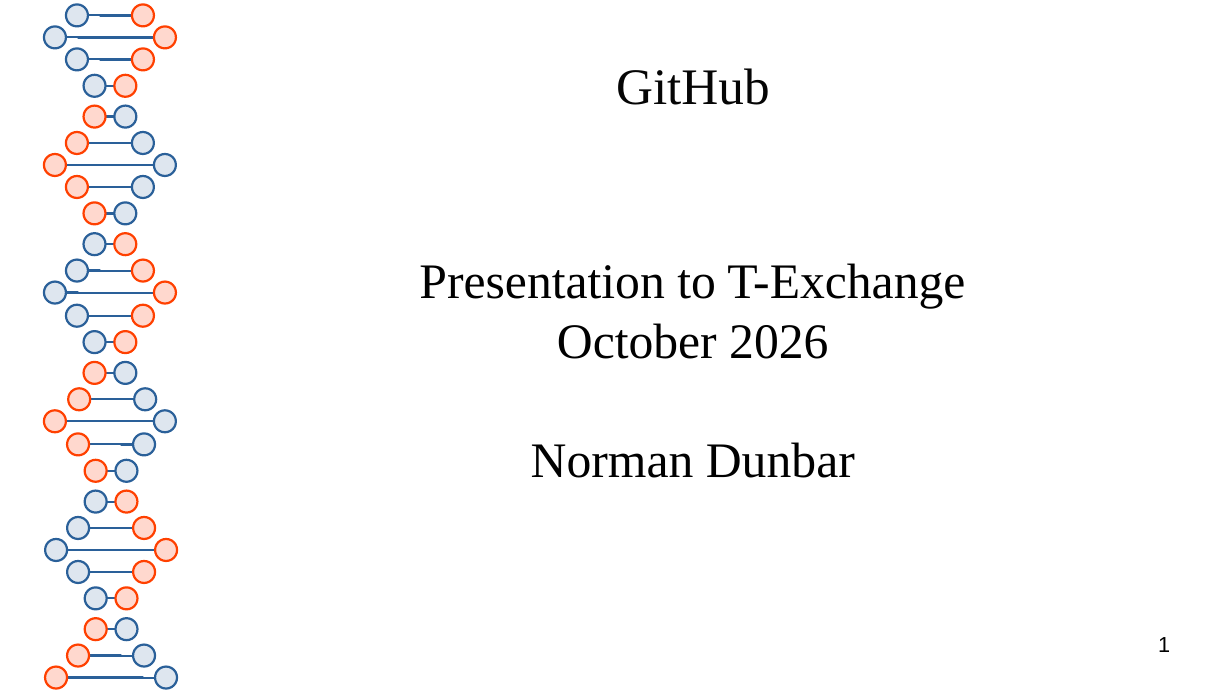
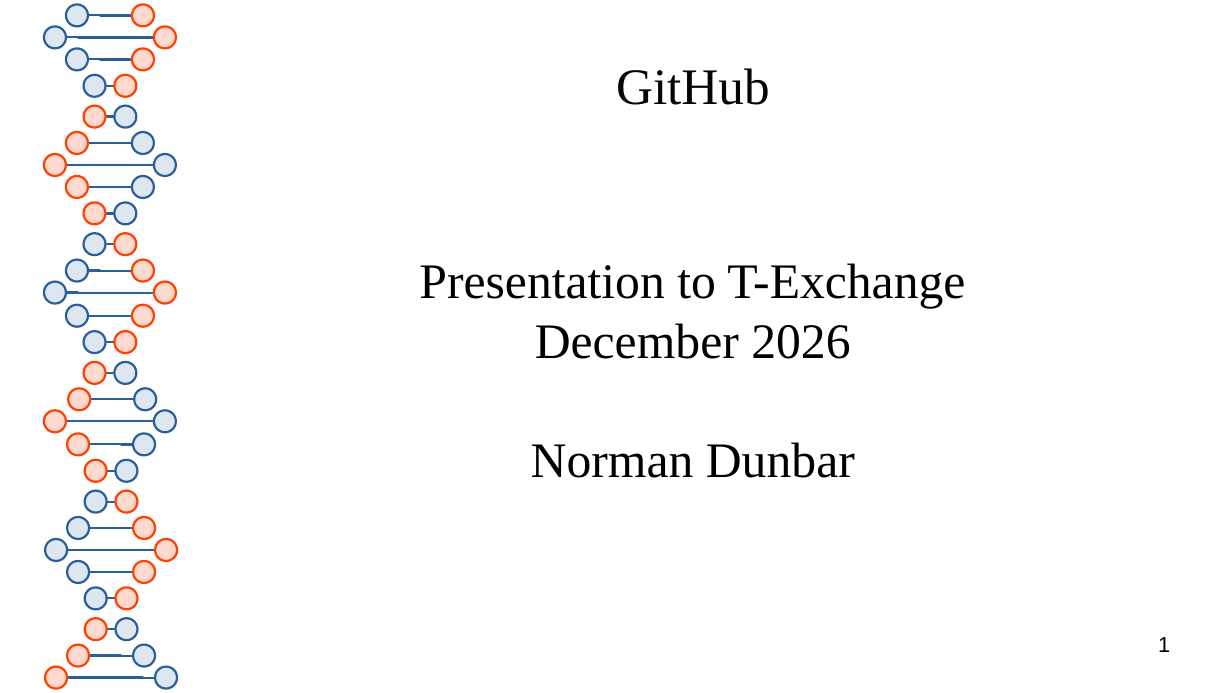
Before and after one commit to The-T-Exchange/UsingGithub, a slide deck: slide 1 of Presentation/GitHub.odp. Drawn at 1232x693 pixels with LibreOffice and Linux fonts; fonts in the diff are those of the drawing. Boxes give left, top, right and bottom in pixels: in the first picture for what was removed or moved away, otherwise in the second. Text is boxed around its words. In the diff, an @@ line names an element or a change of style, - is before the commit and + after.

Commit message:
Date updated for presentation. Now scheduled for December.

```diff
--- a/Presentation/GitHub.odp
+++ b/Presentation/GitHub.odp
@@ subtitle at (535,323,850,359): text changed @@
-October 2026
+December 2026
```
